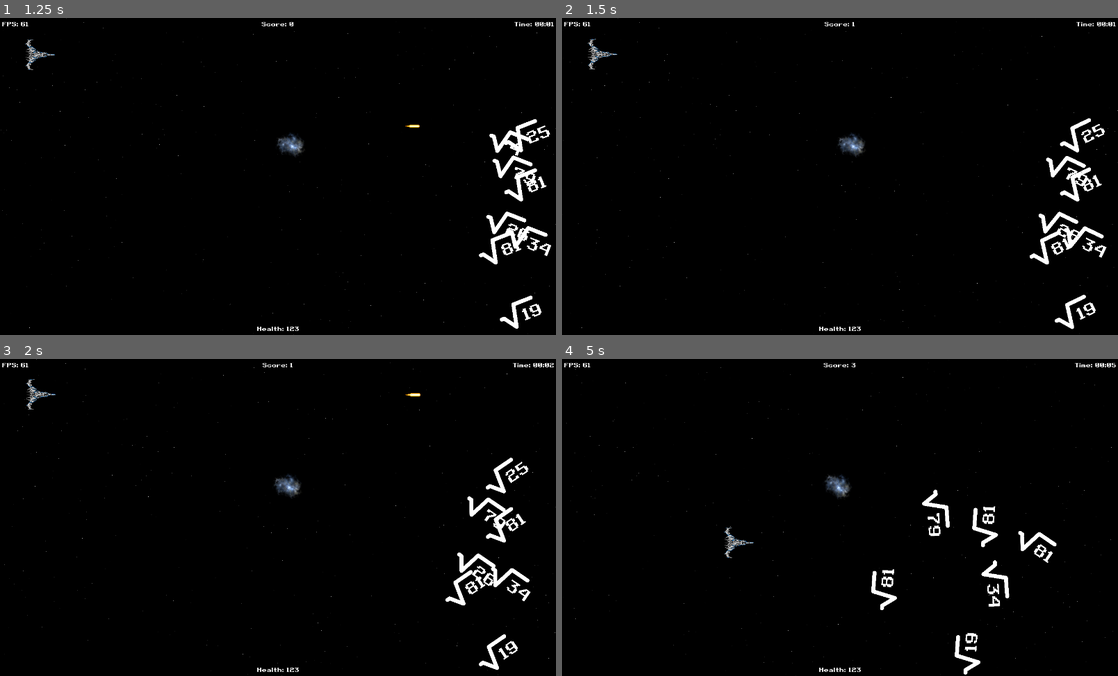
Above: before the commit, frames 1-4 (two rows, left to right).
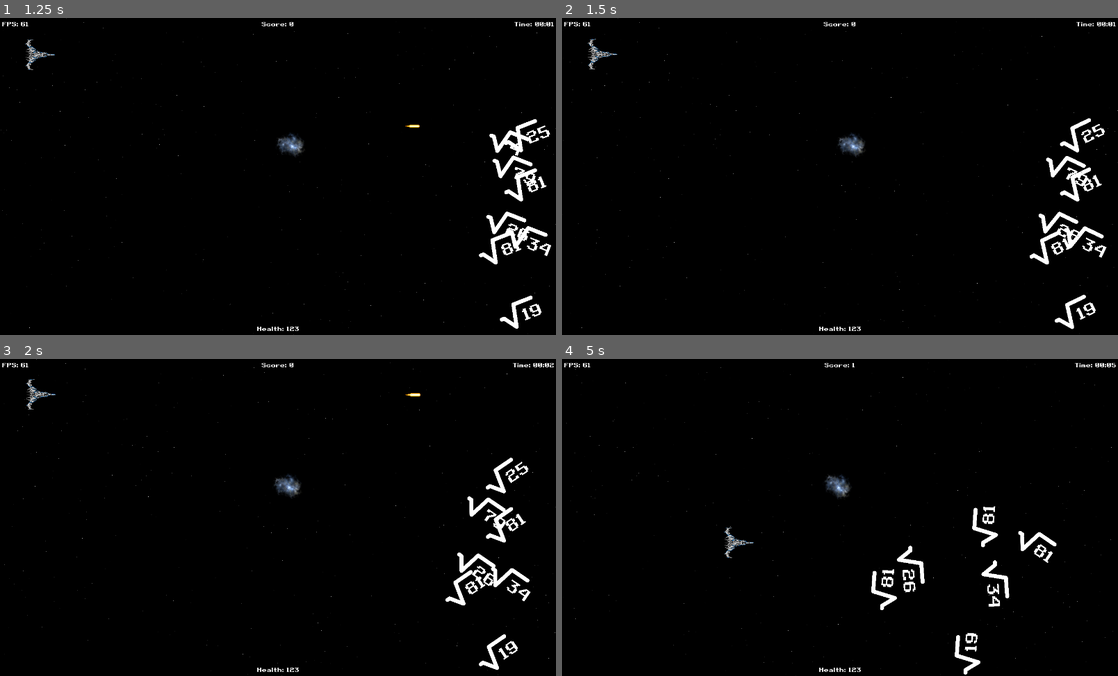
Above: after the commit, the same moments.

Repository: gingerr/ggj-2023-roots-one
Game: Godot game, scene res://Game.tscn
Two runs of this game, one before a commit and one after it. Both use one fixed random seed, a clock stepped at 60 frames per second and the inputs below.
Inputs:
- Up to frame 1 (1.25 s): hold Up (ui_up) from 0.53 s (still down); tap Space (ui_select) at 0.77 s
- Up to frame 2 (1.5 s): keep holding Up (ui_up)
- Up to frame 3 (2 s): keep holding Up (ui_up); tap Space (ui_select) at 1.52 s
- Up to frame 4 (5 s): release Up (ui_up) at 2.03 s; hold Left (ui_left) 2.03-3.53 s; tap Space (ui_select) at 3.02, 3.77, 4.52 s; hold Down (ui_down) 3.53-4.28 s; hold Right (ui_right) from 4.28 s (still down)

Frame 1 is identical in both runs. In frame 2, less than 0.1% of the frame differs, in the area x 47-53%, y 1-3%; in frame 3, less than 0.1%; in frame 4, 0.5%, in the area x 47-70%, y 1-74%.

Commit message:
.

Diff:
--- a/Bullet.tscn
+++ b/Bullet.tscn
@@ -1,10 +1,8 @@
-[gd_scene load_steps=5 format=2]
+[gd_scene load_steps=4 format=2]
 
 [ext_resource path="res://Bullet.gd" type="Script" id=1]
 [ext_resource path="res://resources/bullet.png" type="Texture" id=2]
 [ext_resource path="res://resources/photon-sound.mp3" type="AudioStream" id=3]
-
-[sub_resource type="CapsuleShape2D" id=4]
 
 [node name="Bullet" type="Area2D"]
 script = ExtResource( 1 )
@@ -14,11 +12,10 @@
 scale = Vector2( 0.03, 0.03 )
 texture = ExtResource( 2 )
 
-[node name="CollisionShape2D" type="CollisionShape2D" parent="."]
-rotation = 1.57382
-shape = SubResource( 4 )
-
 [node name="ShootSound" type="AudioStreamPlayer2D" parent="."]
 stream = ExtResource( 3 )
 volume_db = -15.0
 pitch_scale = 0.75
+
+[node name="CollisionPolygon2D" type="CollisionPolygon2D" parent="."]
+polygon = PoolVector2Array( -20, -3, -5, -6, 18, -6, 20, -3, 20, 1, 18, 4, -6, 4, -20, 1 )
--- a/EnemyRoot.gd
+++ b/EnemyRoot.gd
@@ -43,10 +43,7 @@
 	$Label.text = value
 
 func explode():
-	HUD.increaseScore(1)
 	print('boom')
-
-
 
 func _on_area_entered(area):
 	if (area is Bullet):
@@ -56,7 +53,7 @@
 		if is_enemy_good():
 			print("Reduce Player Health")
 		else:
-			print("Score Player increased")
+			HUD.increaseScore(1)
 
 func is_enemy_good():
 	if int(sqrt(difficulty)) == sqrt(difficulty):
